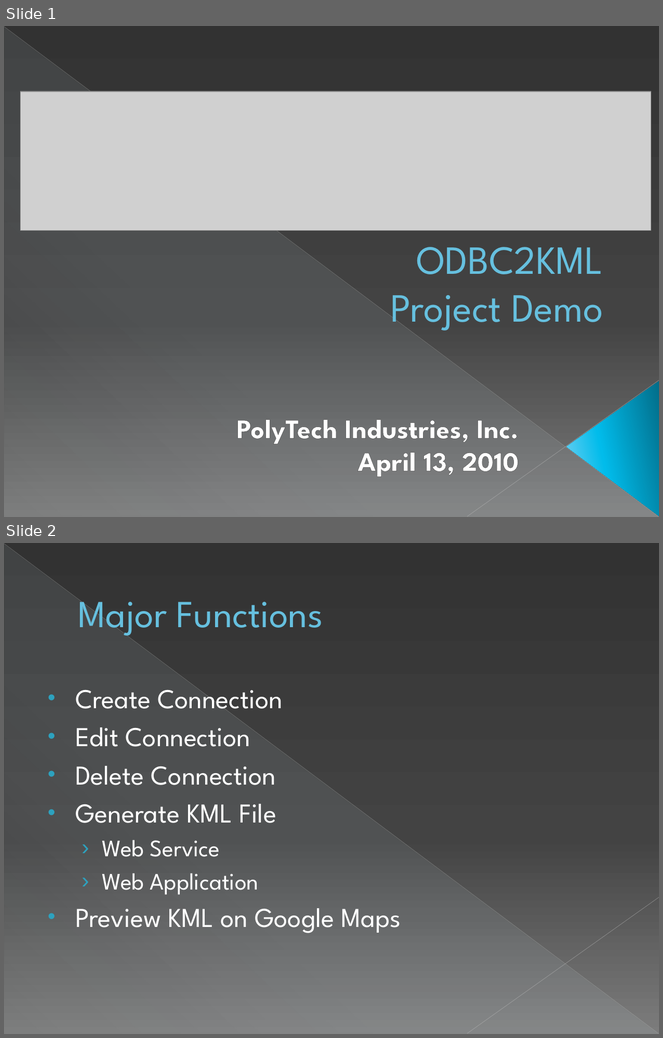
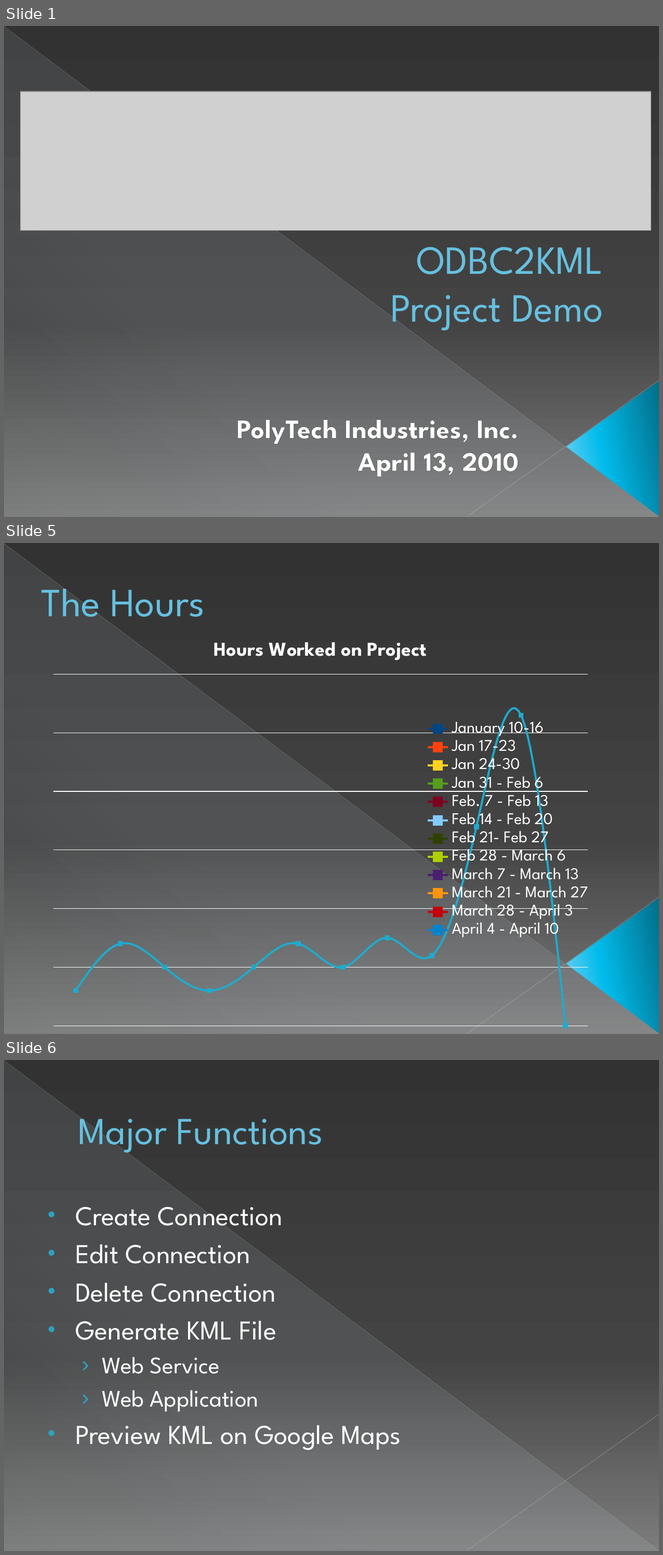
Before and after one commit to sweenr/odbc2kml, a slide deck: docs/ODBC2KML Demo Slides.pptx. Shown one above the other, each under a label of ours: slides 1 and 2 before the commit, slides 1, 5 and 6 after it; the slides between them are not shown. The pictures are 663x1038 and 663x1555 pixels, drawn with LibreOffice and Linux fonts; fonts in the diff are those of the drawing; grey boxes stand for pictures. Boxes give left, top, right and bottom in pixels: in the first picture for what was removed or moved away, otherwise in the second. Text is boxed around its words. In the diff, an @@ line names an element or a change of style, - is before the commit and + after.

```diff
--- a/docs/ODBC2KML Demo Slides.pptx
+++ b/docs/ODBC2KML Demo Slides.pptx
@@ slide 5 added at [4, 543, 659, 1034], background gradient #333333 to #444444 to #7D7D7D; not listed: 4 template elements that a slide beside it also shows @@
@@ text added at [41, 589, 205, 628], 44 pt, text #66C0E0 @@
+The Hours
@@ line chart added at [42, 625, 599, 1034] @@
+title "Hours Worked on Project"
+categories: 1, 2, 3, 4, 5, 6, 7, 8, 9, 10, 11, 12
+Hours: 11, 26, 19, 11, 19, 26, 19, 28, 23, 64, 100, -
@@ what was slide 2 is now slide 6 @@
```
Also in this commit, not shown: 10 other slides added.
